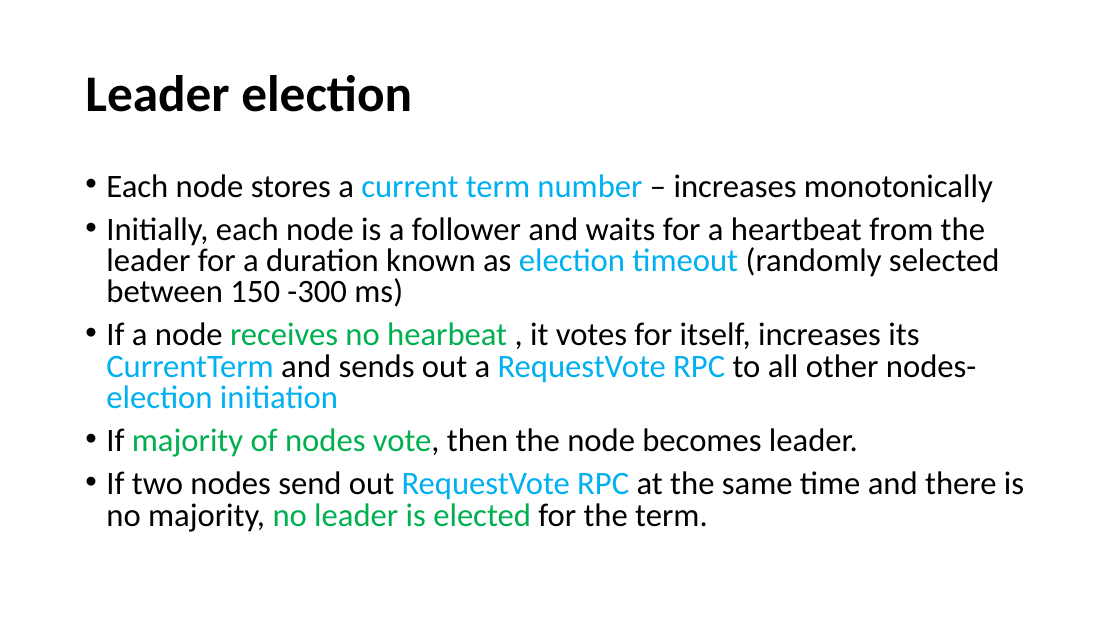
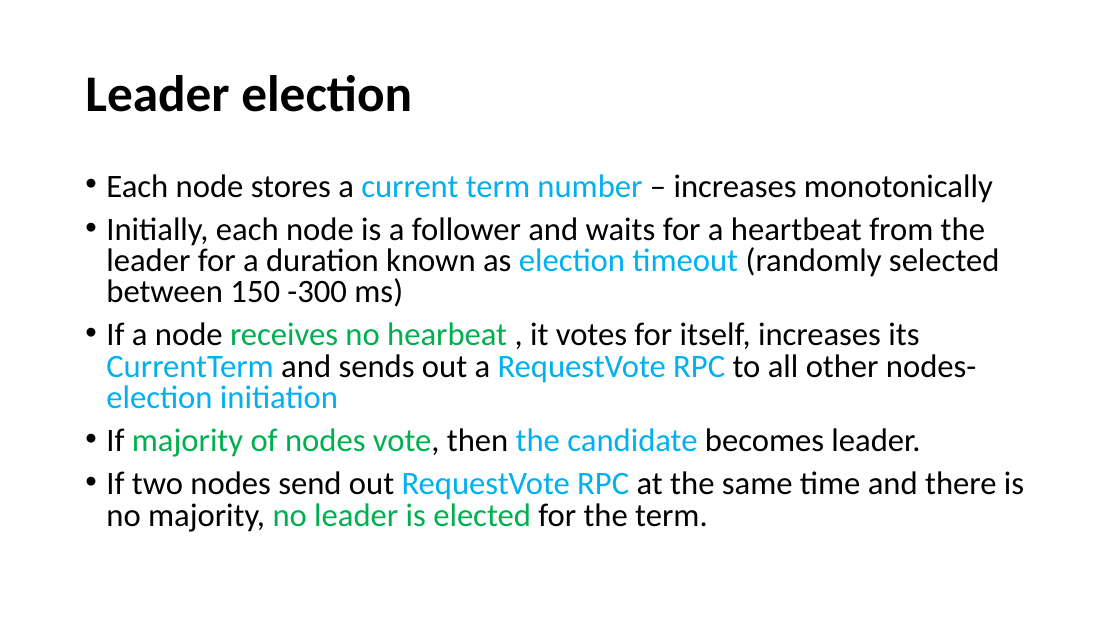
Before and after one commit to paulsaswata/public, a slide deck: slide 6 of The Raft Consensus Algorithm.pptx. Drawn at 1120x630 pixels with LibreOffice and Linux fonts; fonts in the diff are those of the drawing. Boxes give left, top, right and bottom in pixels: in the first picture for what was removed or moved away, otherwise in the second. Text is boxed around its words. In the diff, an @@ line names an element or a change of style, - is before the commit and + after.

```diff
--- a/The Raft Consensus Algorithm.pptx
+++ b/The Raft Consensus Algorithm.pptx
@@ text at (106,428,920,457): text changed @@
-• If majority of nodes vote, then the node becomes leader.
+• If majority of nodes vote, then the candidate becomes leader.
```
Also in this commit, not shown: 9 other slides changed.
